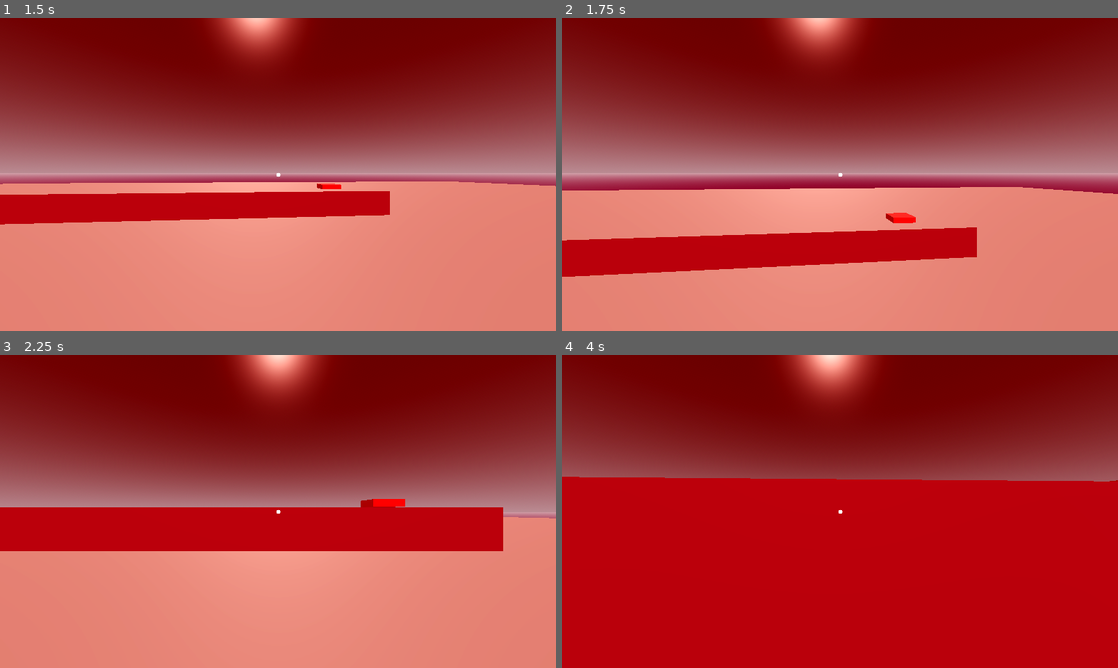
Above: before the commit, frames 1-4 (two rows, left to right).
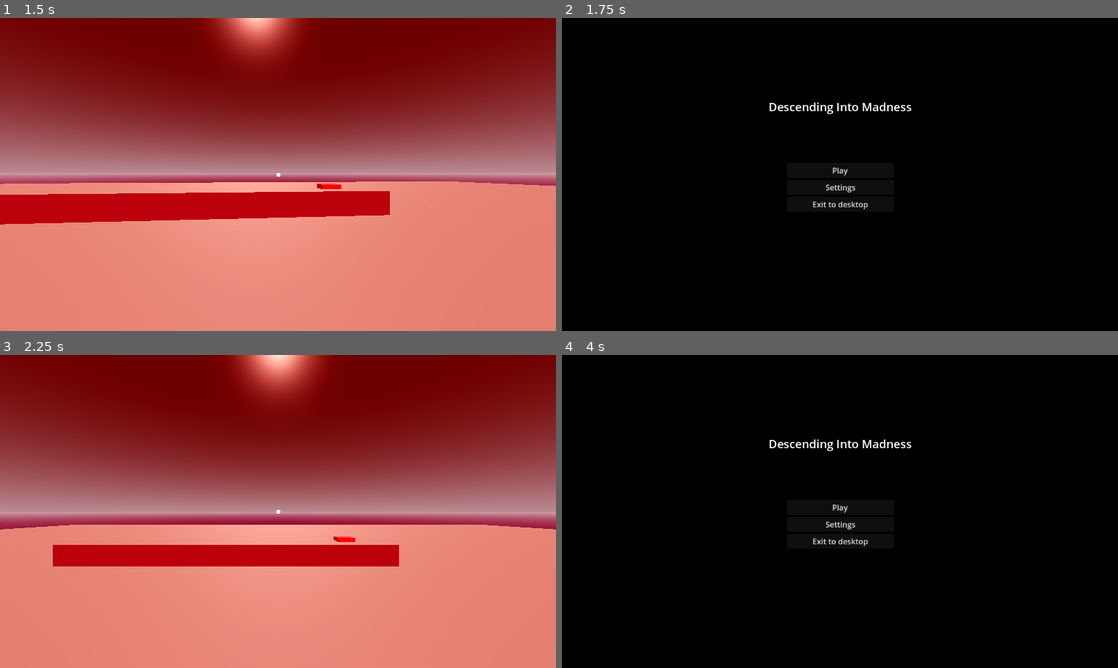
Above: after the commit, the same moments.

Repository: micahdbak/fcsim
Game: Godot game, scene res://scenes/mainMenu.tscn
The game is run twice, just before and just after one commit, with the same random seed, the same clock (stepped at 60 frames per second) and the same inputs.
Inputs (mouse positions are in pixels of both pictures, inside the frame that each line leads up to):
- Up to frame 1 (1.5 s): click "Play" at 0.5 s; tap Enter at 1.25 s; move the mouse to (305, 174) at 1.27 s; hold W (up) from 1.28 s (still down); tap C (crouch) at 1.35 s
- Up to frame 2 (1.75 s): keep holding W (up); tap Space (jump) at 1.52 s
- Up to frame 3 (2.25 s): release W (up) at 2 s; click (278, 508) at 2 s, where only the run after the commit has a clickable "Play"
- Up to frame 4 (4 s): tap Space (jump) at 2.75, 3.02 s; move the mouse to (812, 511) at 2.77 s; hold W (up) from 2.78 s (still down); tap E (interact) at 2.85 s; move the mouse to (851, 505) at 3.52 s; hold Shift (sprint) from 3.53 s (still down)

Frame 1 is identical in both runs. In frame 2, 100% of the frame differs, in the area x 0-100%, y 0-100%; in frame 3, 15%; in frame 4, 100%.

Commit message:
Fix game-ending code

Diff:
--- a/scenes/enemy.gd
+++ b/scenes/enemy.gd
@@ -1,44 +1,41 @@
 extends CharacterBody3D
 
-var movement_speed: float = 1.0
-var movement_target_position: Vector3 = Vector3(-3.0,0.0,2.0)
+var movement_speed: float = 2.0  # Slightly faster for better responsiveness
+var movement_target_position: Vector3 = Vector3(-3.0, 0.0, 2.0)
 
 @onready var navigation_agent: NavigationAgent3D = $NavigationAgent3D
 @export var player: Node3D  # Drag the player node into this export field
 
 func _ready():
-	# These values need to be adjusted for the actor's speed
-	# and the navigation layout.
-	navigation_agent.path_desired_distance = 0.2
-	navigation_agent.target_desired_distance = 0.2
-
-	# Make sure to not await during _ready.
+	navigation_agent.path_desired_distance = 0.8
+	navigation_agent.target_desired_distance = 0.8
 	actor_setup.call_deferred()
 
 func actor_setup():
-	# Wait for the first physics frame so the NavigationServer can sync.
-	await get_tree().physics_frame
+	await get_tree().physics_frame  # Wait for navigation sync
 
-	# Now that the navigation map is no longer empty, set the movement target.
 	if player:
 		set_movement_target(player.global_transform.origin)
 	else:
 		set_movement_target(movement_target_position)
 
 func set_movement_target(movement_target: Vector3):
-	navigation_agent.set_target_position(movement_target)
+	if navigation_agent.target_position.distance_to(movement_target) > 0.5:
+		navigation_agent.set_target_position(movement_target)
 
 func _physics_process(delta):
-	if player:
+	# Update the target only if the player moves significantly
+	if player and player.global_transform.origin.distance_to(navigation_agent.target_position) > 0.5:
 		set_movement_target(player.global_transform.origin)
 
-	var current_agent_position: Vector3 = global_position
-	var next_path_position: Vector3 = navigation_agent.get_next_path_position()
+	var next_path_position = navigation_agent.get_next_path_position()
+	var direction = (next_path_position - global_position).normalized()
 
-	velocity = current_agent_position.direction_to(next_path_position) * movement_speed
+	# Move smoothly
+	velocity = direction * movement_speed
 	move_and_slide()
 
-	# Add code for player collision
+	# Collision detection & scene switch
 	if navigation_agent.is_navigation_finished() and global_position.distance_to(player.global_position) < navigation_agent.target_desired_distance:
 		call_deferred("switch_scene")
 
